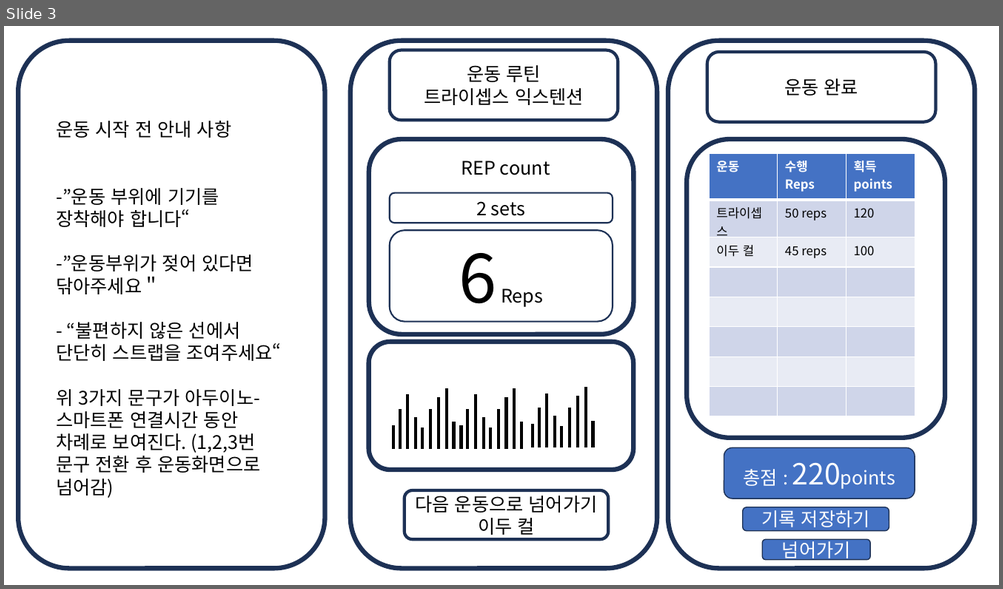
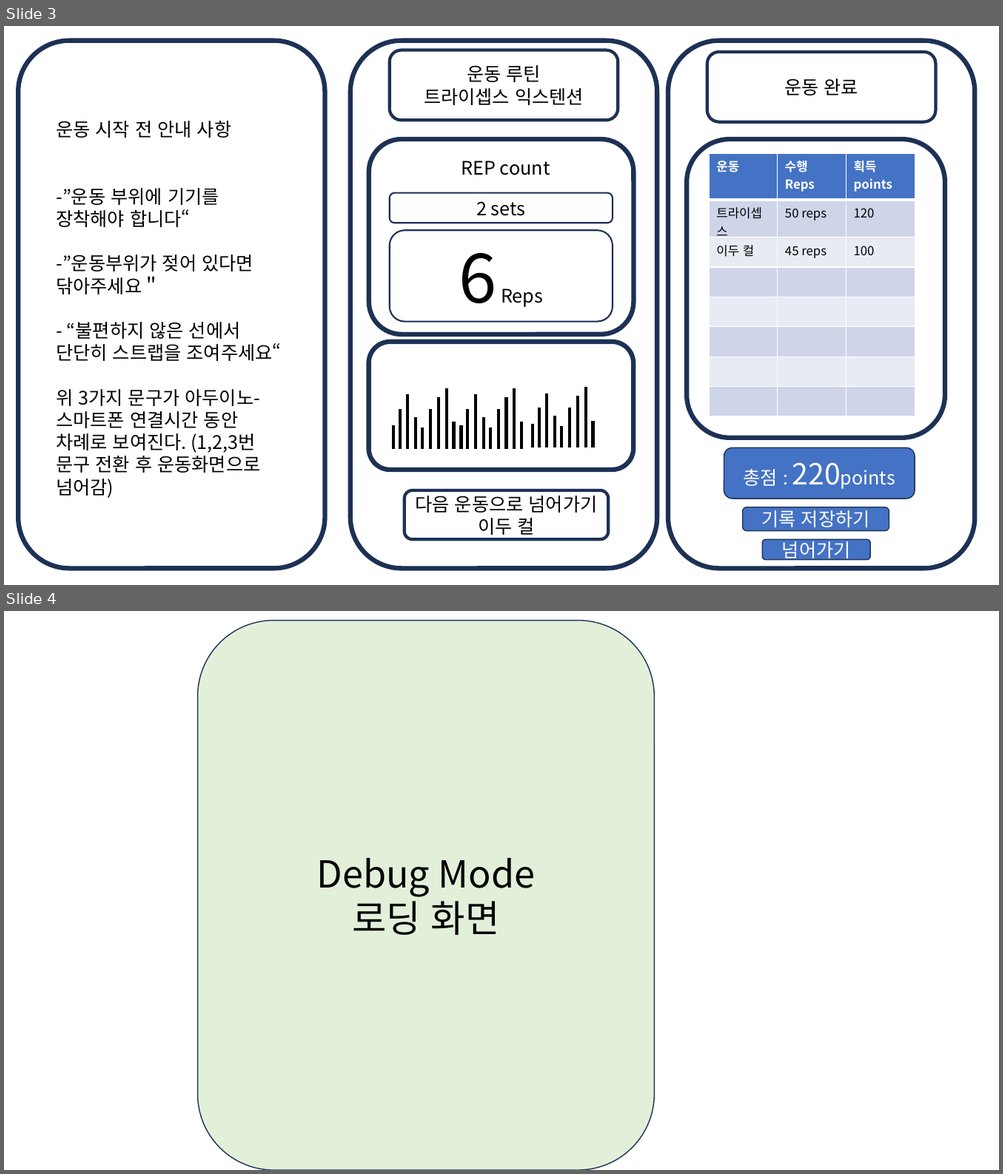
Before and after one commit to quizoverflow/DEMG_Daily_EMG, a slide deck: idea_sketch/구상.pptx. Shown one above the other, each under a label of ours: slide 3 before the commit, slides 3 and 4 after it. The pictures are 1003x589 and 1003x1174 pixels, drawn with LibreOffice and Linux fonts; fonts in the diff are those of the drawing. Boxes give left, top, right and bottom in pixels: in the first picture for what was removed or moved away, otherwise in the second. Text is boxed around its words. In the diff, an @@ line names an element or a change of style, - is before the commit and + after.

Commit message:
로딩 화면 구현

```diff
--- a/idea_sketch/구상.pptx
+++ b/idea_sketch/구상.pptx
@@ slide 4 added at (x1=4, y1=611, x2=999, y2=1170), background #FFFFFF @@
@@ rounded rectangle added at (x1=198, y1=620, x2=654, y2=1170), fill #E2F0D9, outline #1E3256 1 pt, 36 pt, text #000000 @@
+Debug Mode
+로딩 화면
```
Also in this commit, not shown: 7 other files.
